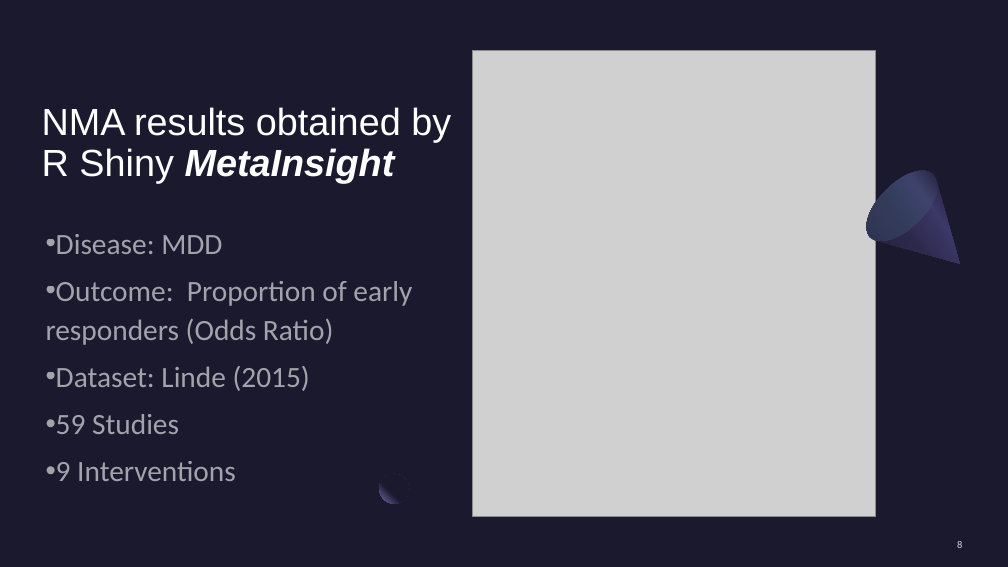
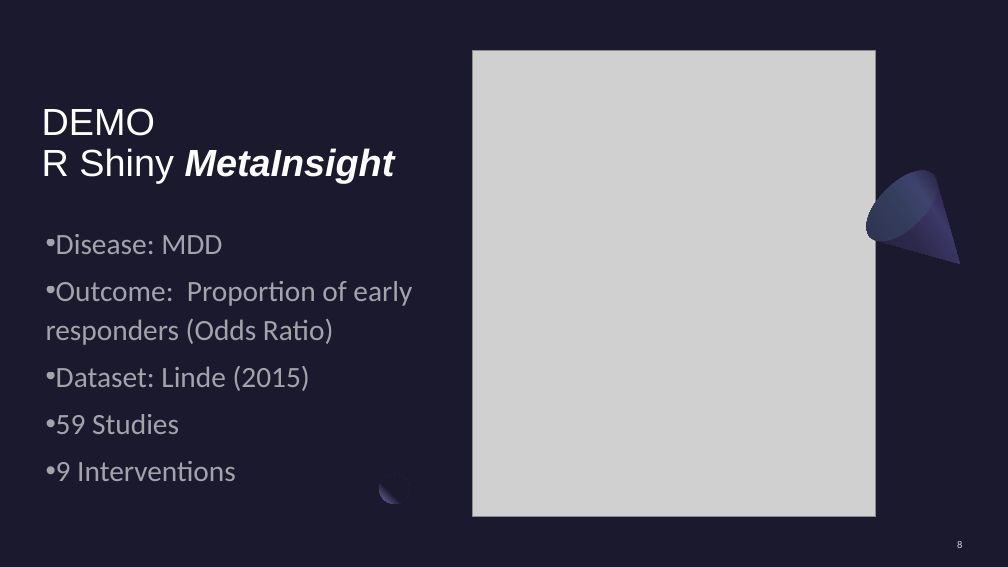
Before and after one commit to psyen0824/NMA, a slide deck: slide 8 of NMA_01Mar2024.pptx. Drawn at 1008x567 pixels with LibreOffice and Linux fonts; fonts in the diff are those of the drawing; grey boxes stand for pictures. Boxes give left, top, right and bottom in pixels: in the first picture for what was removed or moved away, otherwise in the second. Text is boxed around its words. In the diff, an @@ line names an element or a change of style, - is before the commit and + after.

```diff
--- a/NMA_01Mar2024.pptx
+++ b/NMA_01Mar2024.pptx
@@ title at (42, 108, 395, 183): text changed; bold on; italic on @@
-NMA results obtained by R Shiny MetaInsight
+DEMO
+R Shiny MetaInsight
```
Also in this commit, not shown: 4 other slides changed, 3 slides removed, 4 other files.
